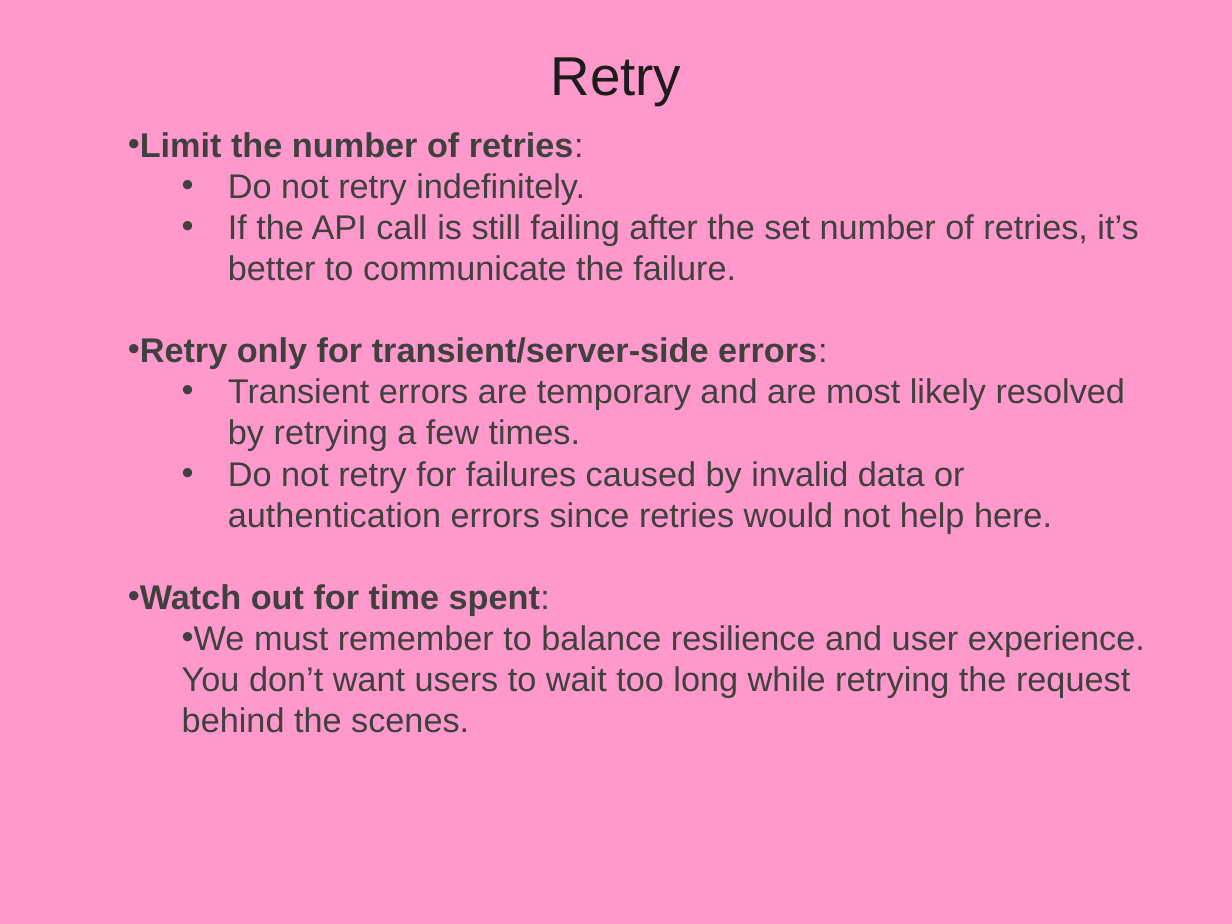
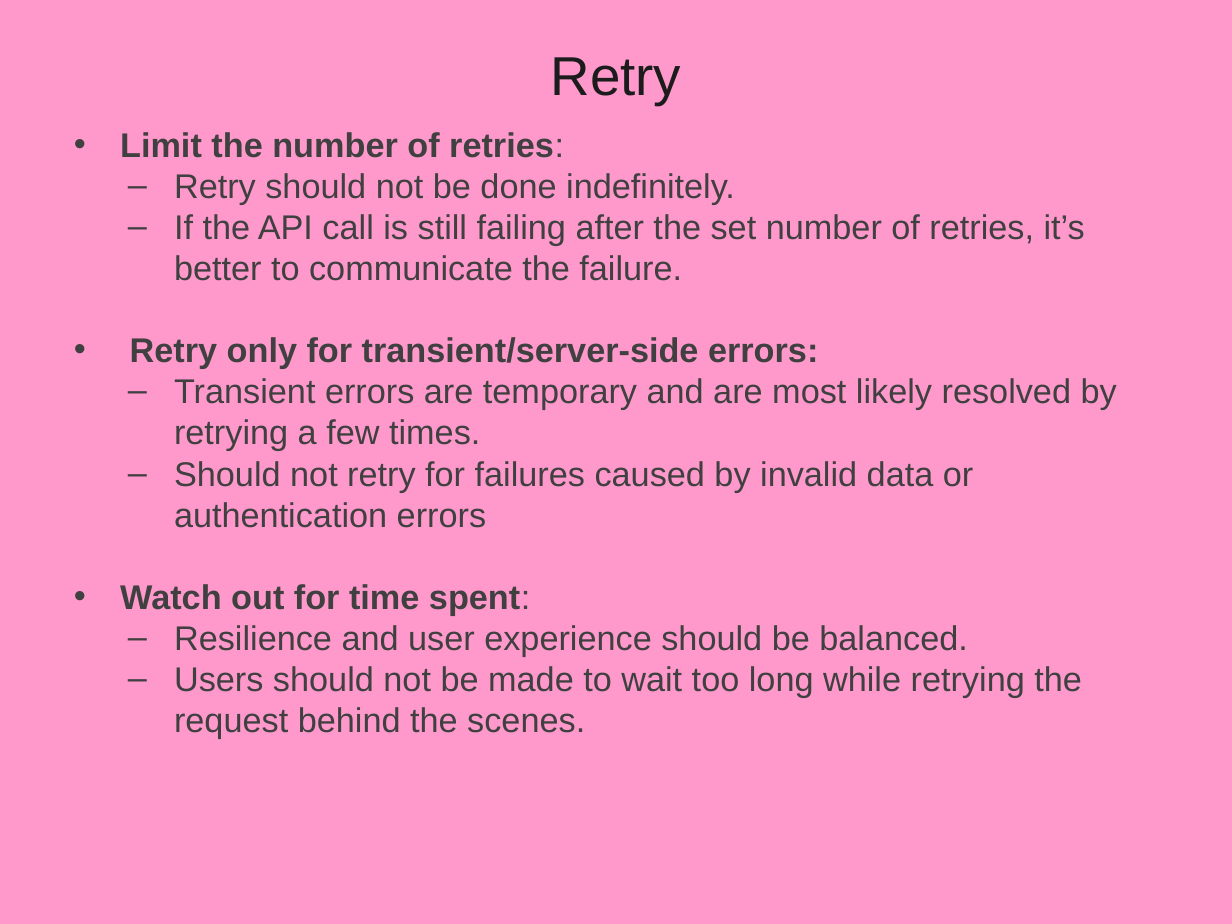
Before and after one commit to vatsanTraining/training_oct_2025, a slide deck: slide 82 of MicroService_Module2_Bajaj.pptx (slide 108 before the commit). Drawn at 1232x924 pixels with LibreOffice and Linux fonts; fonts in the diff are those of the drawing; background and template pictures are left out. Boxes give left, top, right and bottom in pixels: in the first picture for what was removed or moved away, otherwise in the second. Text is boxed around its words. In the diff, an @@ line names an element or a change of style, - is before the commit and + after.

```diff
--- a/MicroService_Module2_Bajaj.pptx
+++ b/MicroService_Module2_Bajaj.pptx
@@ text at <box>120,132,1117,615</box>: bold on in "errors:"; list level 2 to 1 in "Limit the number of retries:"; bullet • to –; list level 3 to 2 in "If the API call is ..."; list level 2 to 1 in "Retry only for transient/server-side errors:"; list level 3 to 2 in "Transient errors are temporary and ..."; list level 2 to 1 in "Watch out for time spent:" @@
@@ text at <box>174,173,735,204</box>: text changed @@
-    • Do not retry indefinitely.
+  – Retry should not be done indefinitely.
@@ text at <box>174,461,973,528</box>: text changed @@
-    • Do not retry for failures caused by invalid data or authentication errors since retries would not help here.
+  – Should not retry for failures caused by invalid data or authentication errors
@@ text at <box>174,625,1082,739</box>: text changed @@
-    • We must remember to balance resilience and user experience. You don’t want users to wait too long while retrying the request behind the scenes.
+  – Resilience and user experience should be balanced.
+  – Users should not be made to wait too long while retrying the request behind the scenes.
```
Also in this commit, not shown: 5 other slides changed, 2 slides removed, 1 other file.
